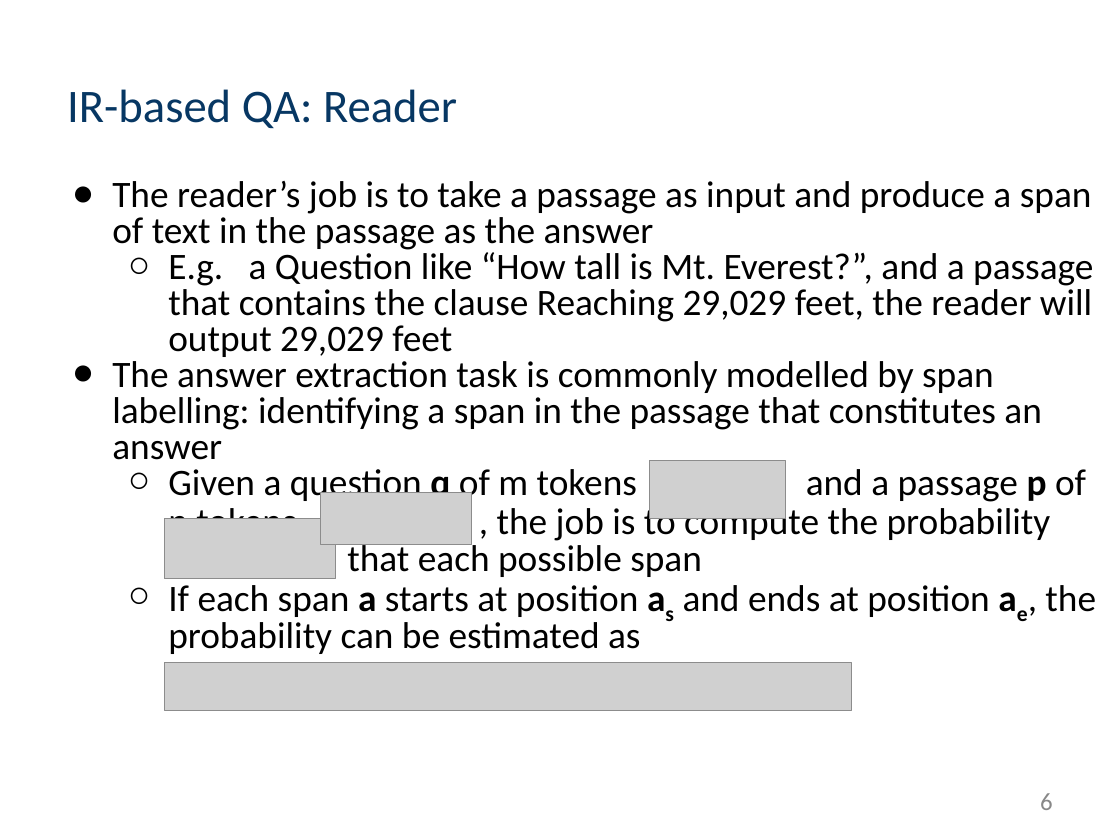
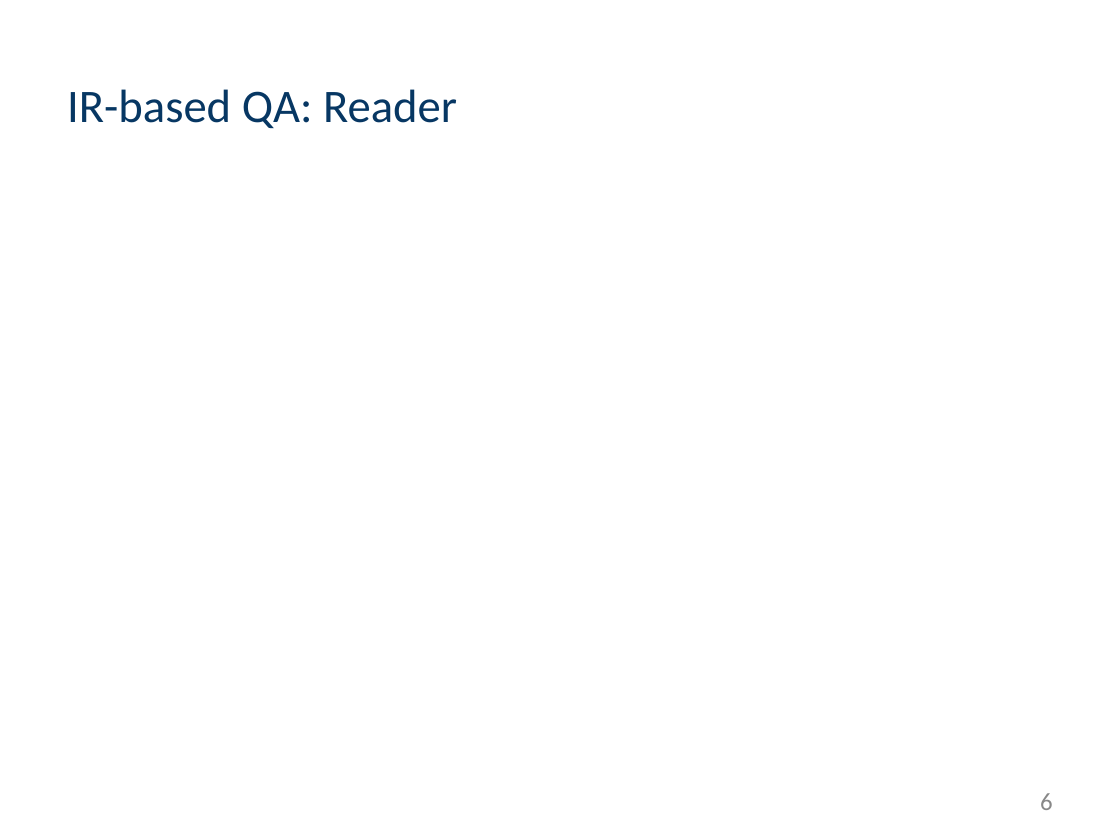
Before and after one commit to muyun/dev.nllp, a slide deck: slide 6 of docs/question-answering-draft-1015.pptx. Drawn at 1120x840 pixels with LibreOffice and Linux fonts; fonts in the diff are those of the drawing; grey boxes stand for pictures. Boxes give left, top, right and bottom in pixels: in the first picture for what was removed or moved away, otherwise in the second. Text is boxed around its words. In the diff, an @@ line names an element or a change of style, - is before the commit and + after.

Commit message:
update

```diff
--- a/docs/question-answering-draft-1015.pptx
+++ b/docs/question-answering-draft-1015.pptx
@@ text removed at [112, 181, 1096, 654] @@
-● The reader’s job is to take a passage as input and produce a span of text in the passage as the answer
-  ○ E.g. a Question like “How tall is Mt. Everest?”, and a passage that contains the clause Reaching 29,029 feet, the reader will output 29,029 feet
-● The answer extraction task is commonly modelled by span labelling: identifying a span in the passage that constitutes an answer
-  ○ Given a question q of m tokens and a passage p of n tokens , the job is to compute the probability
-  that each possible span
-  ○ If each span a starts at position as and ends at position ae, the probability can be estimated as
@@ picture removed at [650, 460, 786, 517] @@
@@ picture removed at [320, 493, 472, 545] @@
@@ picture removed at [165, 519, 336, 579] @@
@@ picture removed at [165, 663, 851, 711] @@
```
Also in this commit, not shown: 3 other slides changed.
